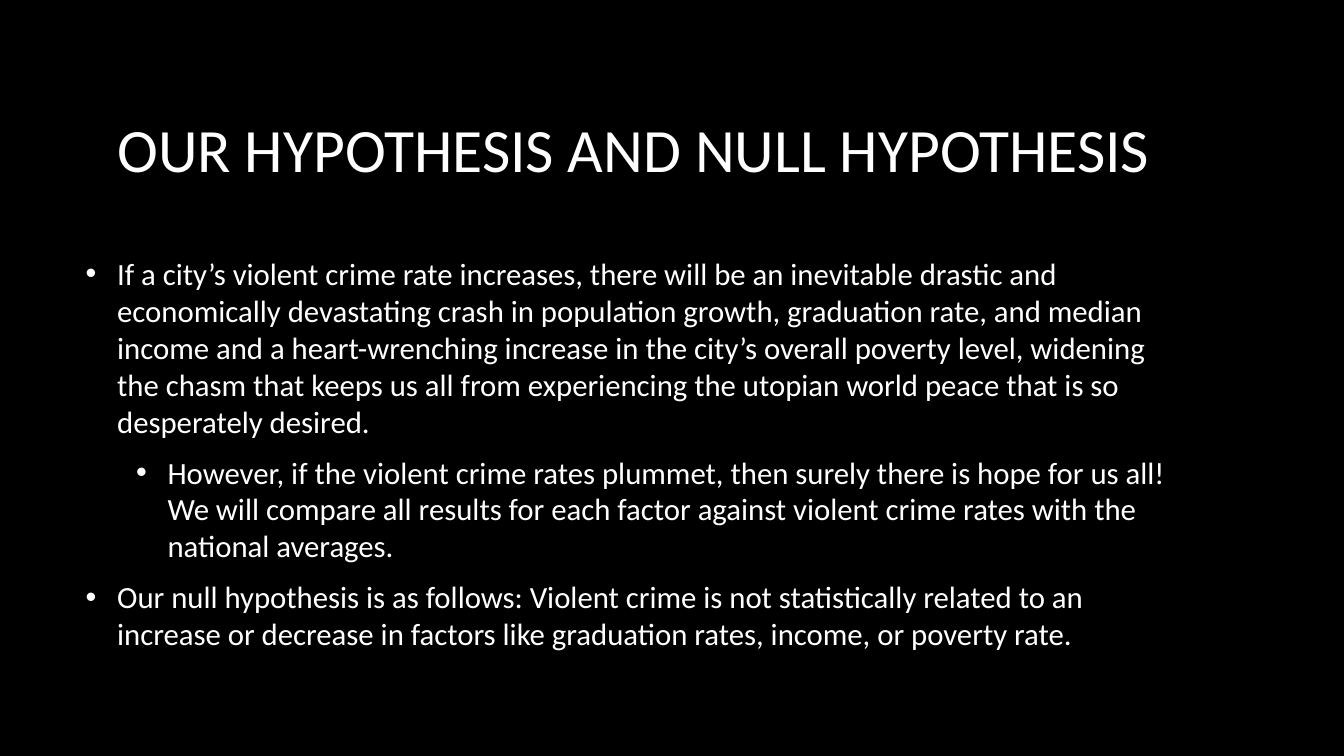
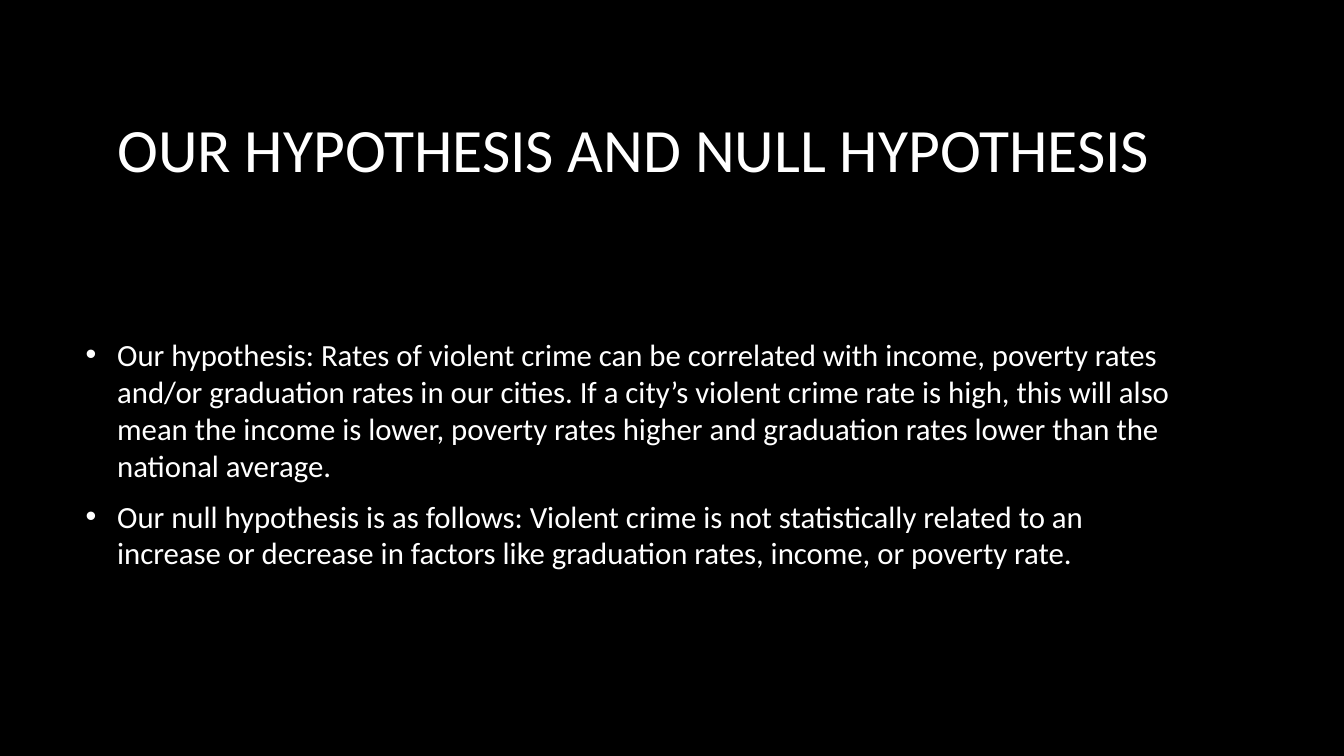
Before and after one commit to MikeAnderson89/National-Crime-Rate-Correlations, a slide deck: slide 5 of Project1Presentation.pptx. Drawn at 1344x756 pixels with LibreOffice and Linux fonts; fonts in the diff are those of the drawing; background and template pictures are left out. Boxes give left, top, right and bottom in pixels: in the first picture for what was removed or moved away, otherwise in the second. Text is boxed around its words. In the diff, an @@ line names an element or a change of style, - is before the commit and + after.

```diff
--- a/Project1Presentation.pptx
+++ b/Project1Presentation.pptx
@@ text at (117, 344, 1169, 483): text changed @@
-• If a city’s violent crime rate increases, there will be an inevitable drastic and economically devastating crash in population growth, graduation rate, and median income and a heart-wrenching increase in the city’s overall poverty level, widening the chasm that keeps us all from experiencing the utopian world peace that is so desperately desired.
-  • However, if the violent crime rates plummet, then surely there is hope for us all! We will compare all results for each factor against violent crime rates with the national averages.
+• Our hypothesis: Rates of violent crime can be correlated with income, poverty rates and/or graduation rates in our cities. If a city’s violent crime rate is high, this will also mean the income is lower, poverty rates higher and graduation rates lower than the national average.
```
